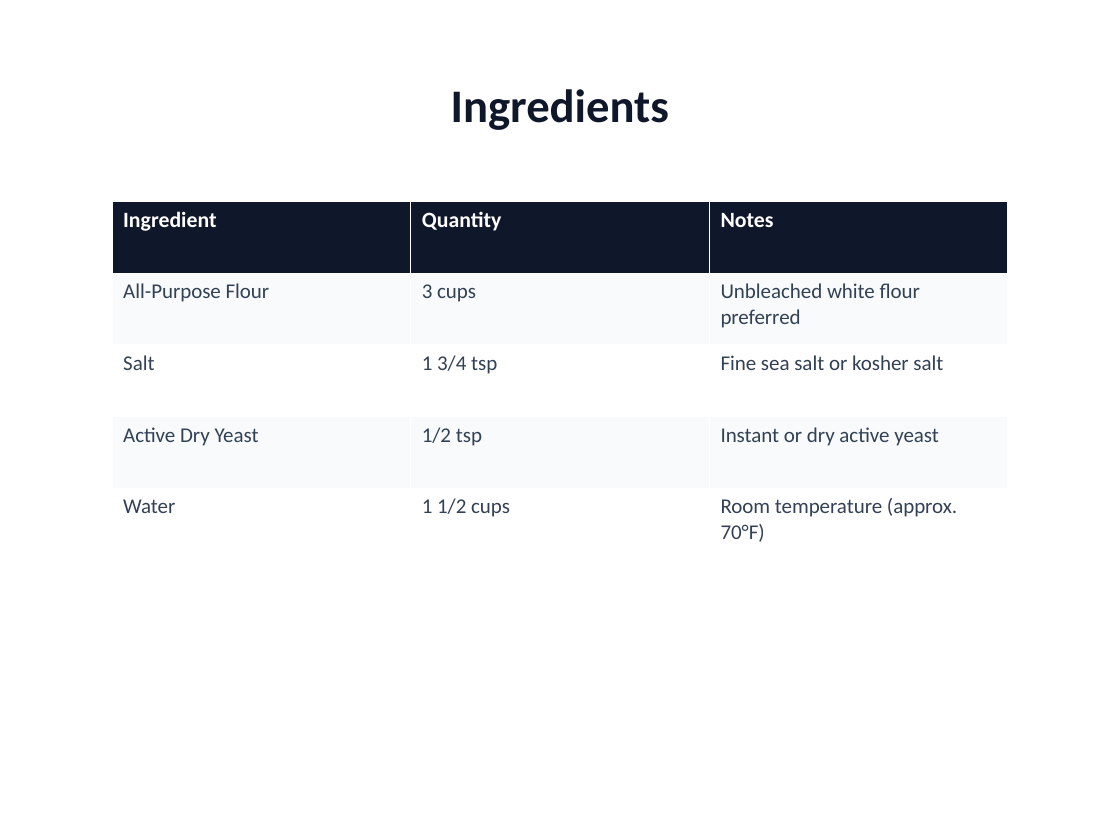
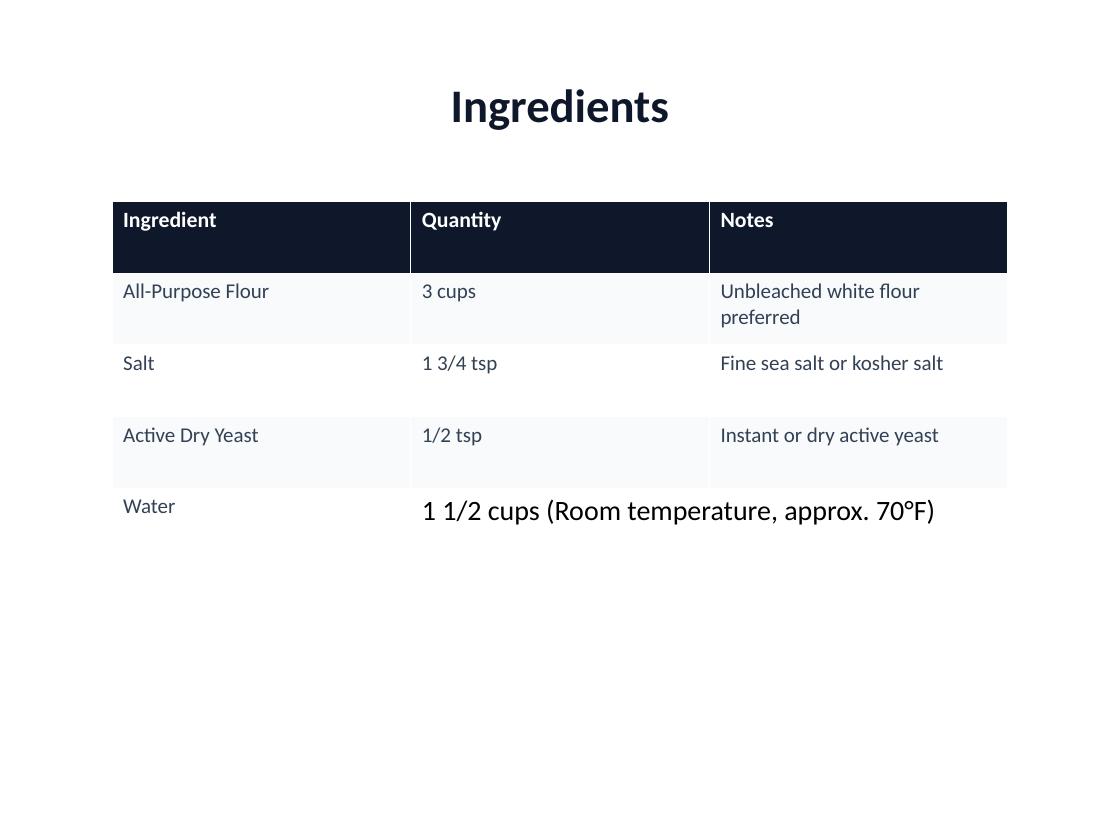
Before and after one commit to ThirstyHead/pptx-a11y, a slide deck: slide 3 of examples/No Knead Bread-test.pptx. Drawn at 1120x840 pixels with LibreOffice and Linux fonts; fonts in the diff are those of the drawing. Boxes give left, top, right and bottom in pixels: in the first picture for what was removed or moved away, otherwise in the second. Text is boxed around its words. In the diff, an @@ line names an element or a change of style, - is before the commit and + after.

```diff
--- a/examples/No Knead Bread-test.pptx
+++ b/examples/No Knead Bread-test.pptx
@@ table at (x1=112, y1=202, x2=1009, y2=560) @@
-row 5, column 2: 1 1/2 cups
+row 5, column 2: 1 1/2 cups (Room temperature, approx. 70°F)
-row 5, column 3: Room temperature (approx. 70°F)
+row 5, column 3: 
```
Also in this commit, not shown: 3 other slides changed, 5 other files.
